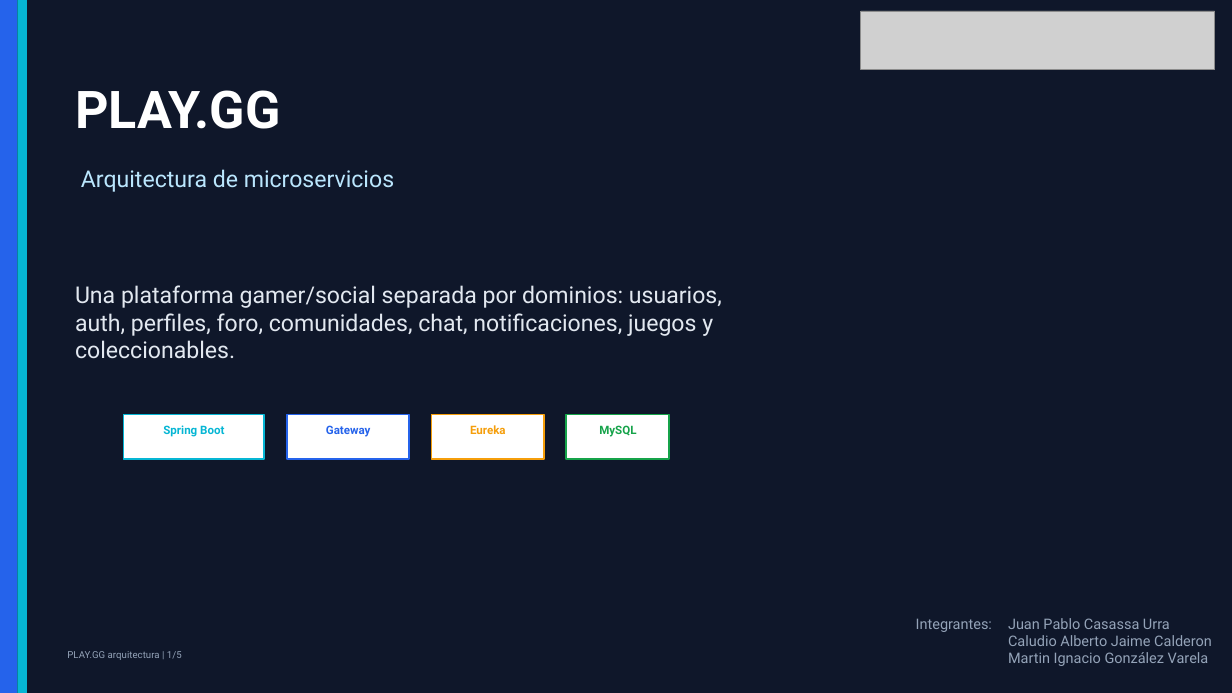
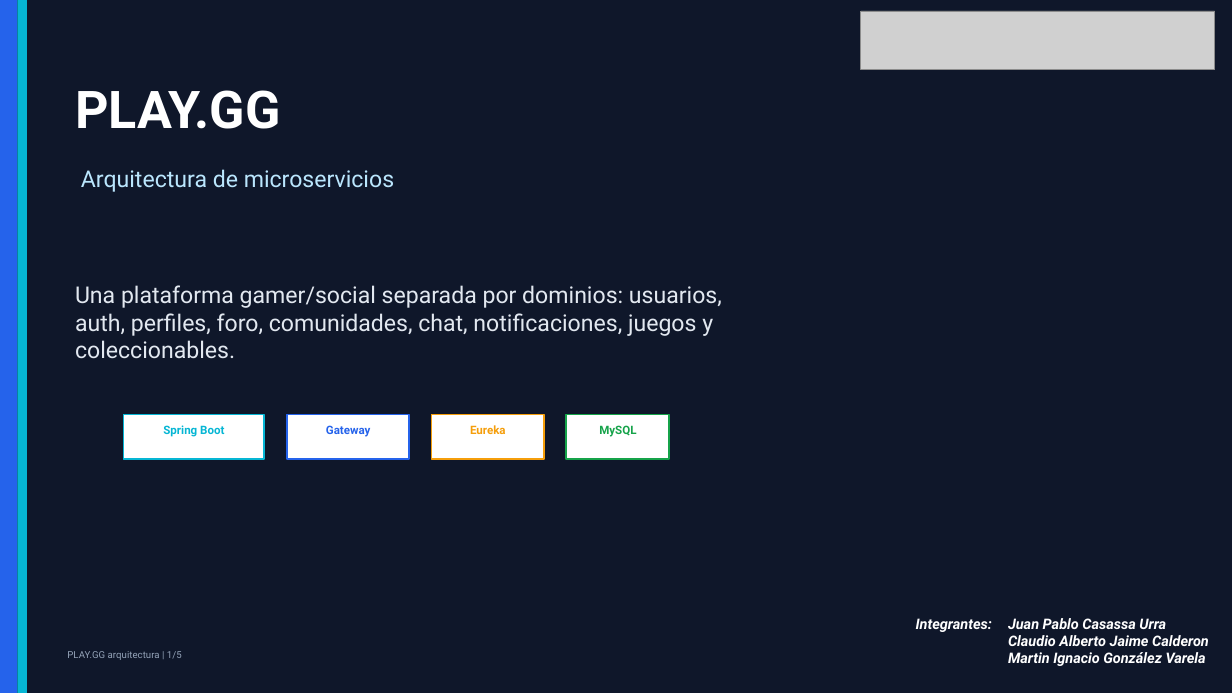
Before and after one commit to jpcasassa/PLAY.GG, a slide deck: slide 1 of PreseentacionPlay.GG.pptx. Drawn at 1232x693 pixels with LibreOffice and Linux fonts; fonts in the diff are those of the drawing; grey boxes stand for pictures. Boxes give left, top, right and bottom in pixels: in the first picture for what was removed or moved away, otherwise in the second. Text is boxed around its words. In the diff, an @@ line names an element or a change of style, - is before the commit and + after.

Commit message:
presentacion

```diff
--- a/PreseentacionPlay.GG.pptx
+++ b/PreseentacionPlay.GG.pptx
@@ text at [916,618,1206,666]: text colour #94A3B8 to #FFFFFF, bold on, italic on in "Integrantes: Juan Pablo Casassa Urra", "Martin Ignacio González Varela" @@
@@ text at [1008,635,1209,646]: text changed; text colour #94A3B8 to #FFFFFF; bold on; italic on @@
-Caludio Alberto Jaime Calderon
+Claudio Alberto Jaime Calderon
```
